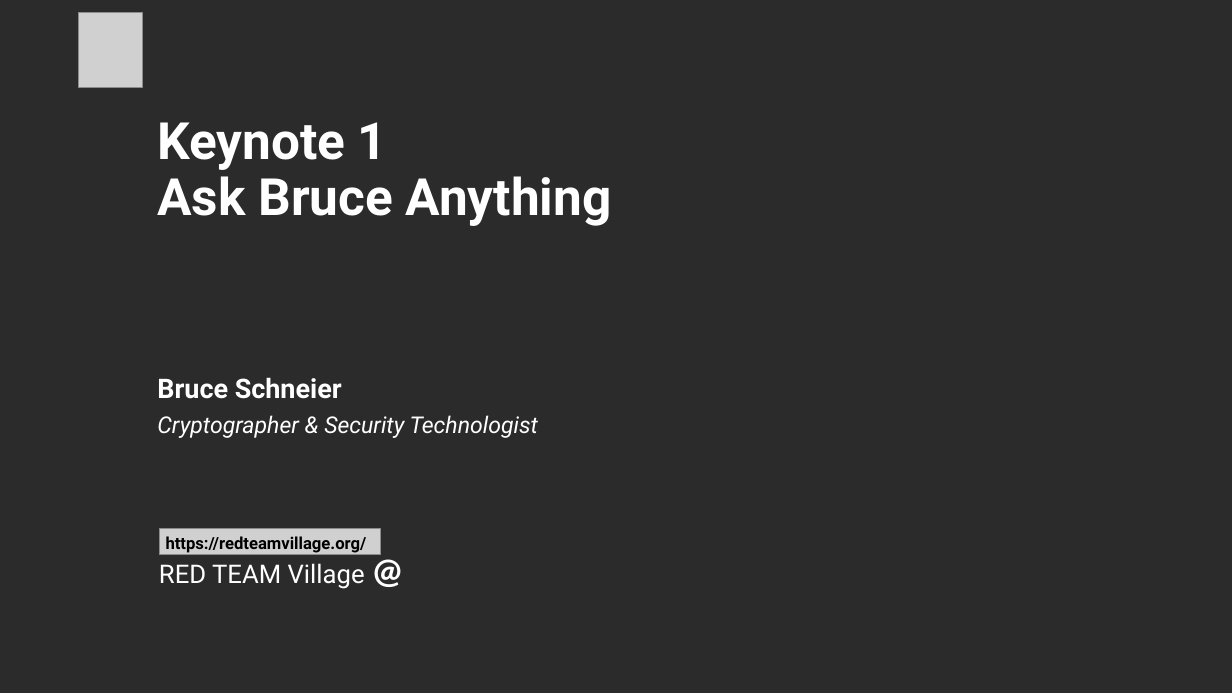
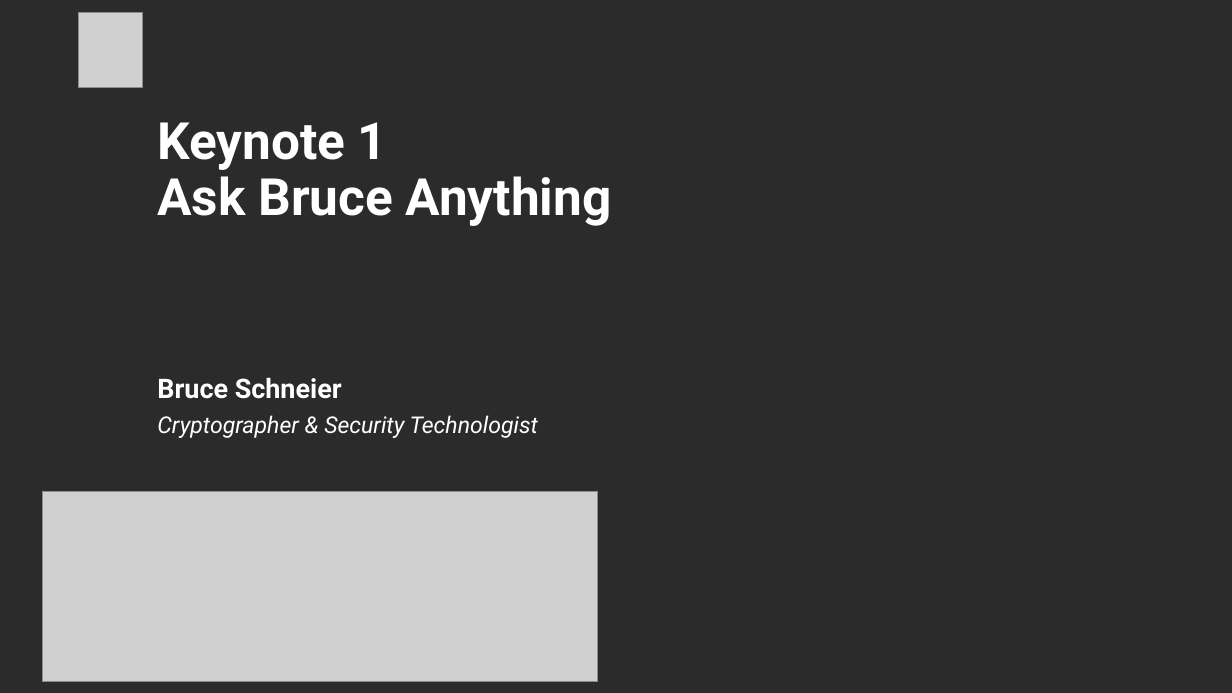
Before and after one commit to RedTeamVillage/redteamvillage, a slide deck: slide 1 of slides/Presentation-template-CyberWeek.pptx. Drawn at 1232x693 pixels with LibreOffice and Linux fonts; fonts in the diff are those of the drawing; grey boxes stand for pictures; background and template pictures are left out; a plain dark background stands for a picture behind light text. Boxes give left, top, right and bottom in pixels: in the first picture for what was removed or moved away, otherwise in the second. Text is boxed around its words. In the diff, an @@ line names an element or a change of style, - is before the commit and + after.

```diff
--- a/slides/Presentation-template-CyberWeek.pptx
+++ b/slides/Presentation-template-CyberWeek.pptx
@@ picture added at (43, 492, 598, 682) @@
@@ picture removed at (159, 529, 381, 555) @@
@@ text removed at (166, 536, 367, 553) @@
-https://redteamvillage.org/
@@ text removed at (159, 563, 365, 589) @@
-RED TEAM Village @
```
Also in this commit, not shown: 2 other slides changed.
